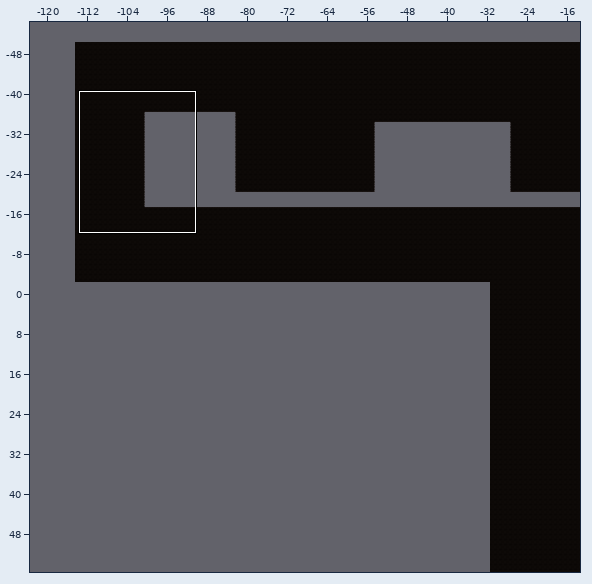
An edit to a level. Tiled map, Assets/Tiled/Level1TileMap/map1-0.tmx. The first picture is a wide view before the edit; the outline marks the close-up.
Close-up. Before the commit:
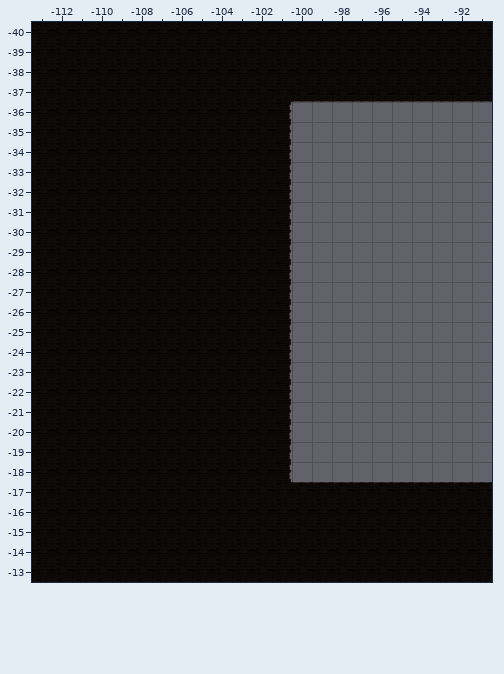
Cells are 256x256 px. Shown: x -113..-91, y -40..-13. The commit also changed other parts of the map, which this record leaves out.
After:
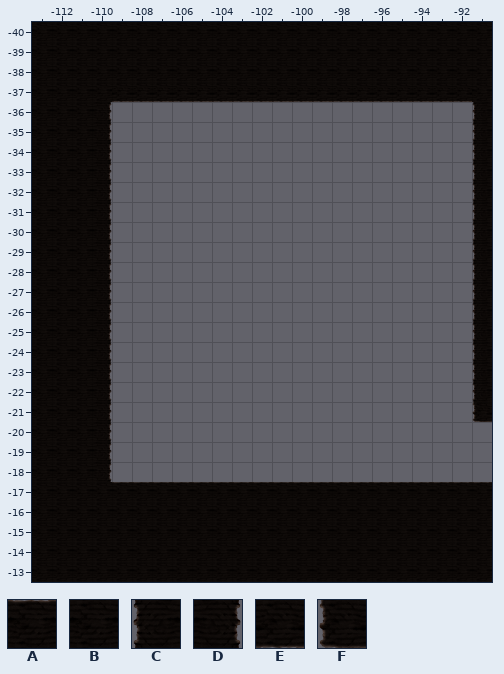
Key: from "Level1 Tileset": A 0, B 8, C 9, D 10, E 16, F 17.
_ is an empty cell.
What changed:
Layer "ground":
y -37: x -109..-101 BBBBBBBBB -> EEEEEEEEE; x -91 E -> B
y -36..-22: x -110..-101 BBBBBBBBBD -> D_________; x -91 _ -> C
y -21: x -110..-101 BBBBBBBBBD -> D_________; x -91 _ -> F
y -20..-18: x -110..-101 BBBBBBBBBD -> D_________
y -17: x -109..-101 BBBBBBBBB -> AAAAAAAAA
Pixel boxes of the changes (left, top, right, bottom) in both close-ups:
changed: (96, 88, 292, 483)
changed: (472, 88, 492, 422)
